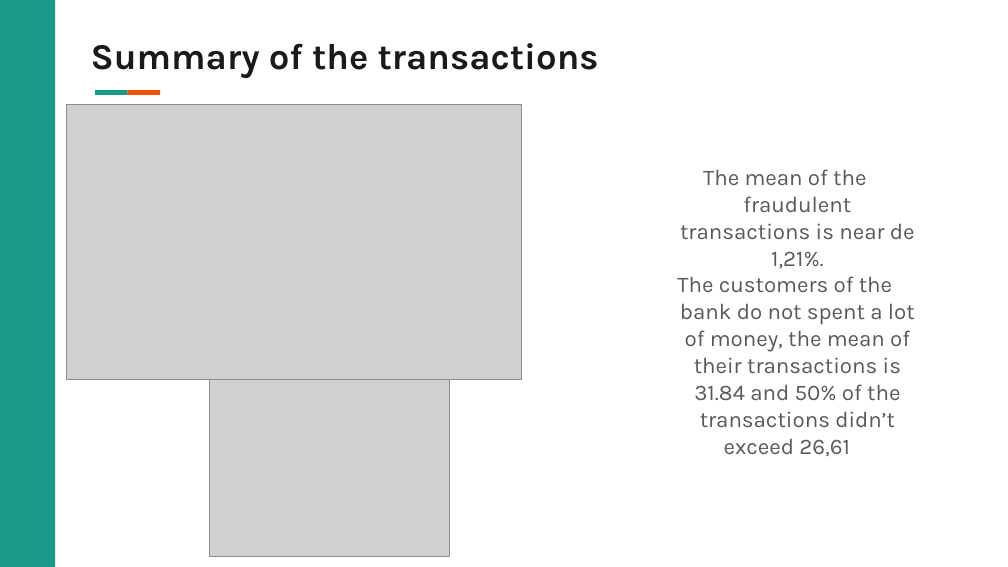
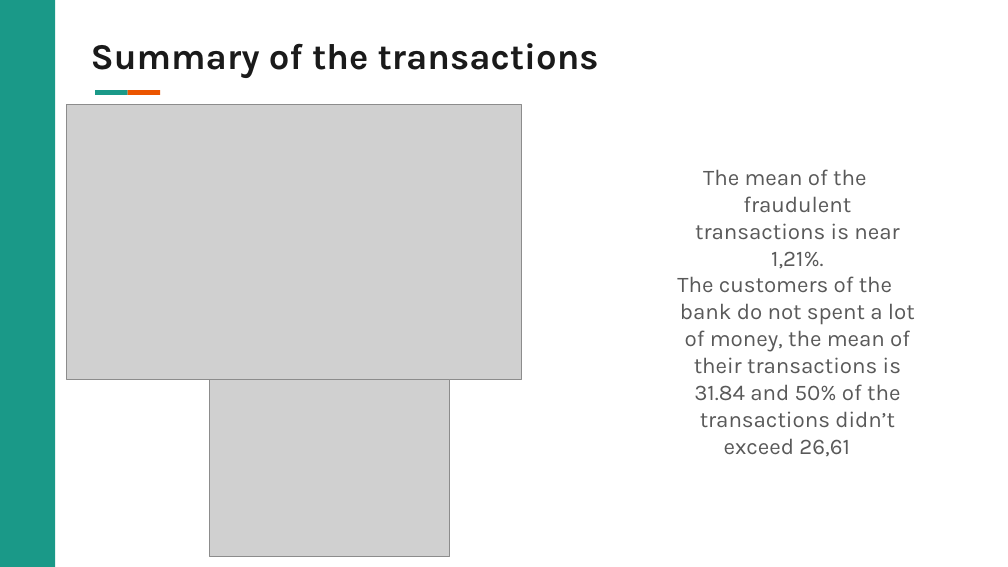
Before and after one commit to VIP509/Business-Intelligence-Project, a slide deck: slide 9 of BI Project Presentation .pptx. Drawn at 1008x567 pixels with LibreOffice and Linux fonts; fonts in the diff are those of the drawing; grey boxes stand for pictures; background and template pictures are left out. Boxes give left, top, right and bottom in pixels: in the first picture for what was removed or moved away, otherwise in the second. Text is boxed around its words. In the diff, an @@ line names an element or a change of style, - is before the commit and + after.

```diff
--- a/BI Project Presentation .pptx
+++ b/BI Project Presentation .pptx
@@ text at bbox=[695, 169, 899, 269]: text changed @@
-The mean of the fraudulent transactions is near de 1,21%.
+The mean of the fraudulent transactions is near 1,21%.
```
Also in this commit, not shown: 1 other slide changed.
